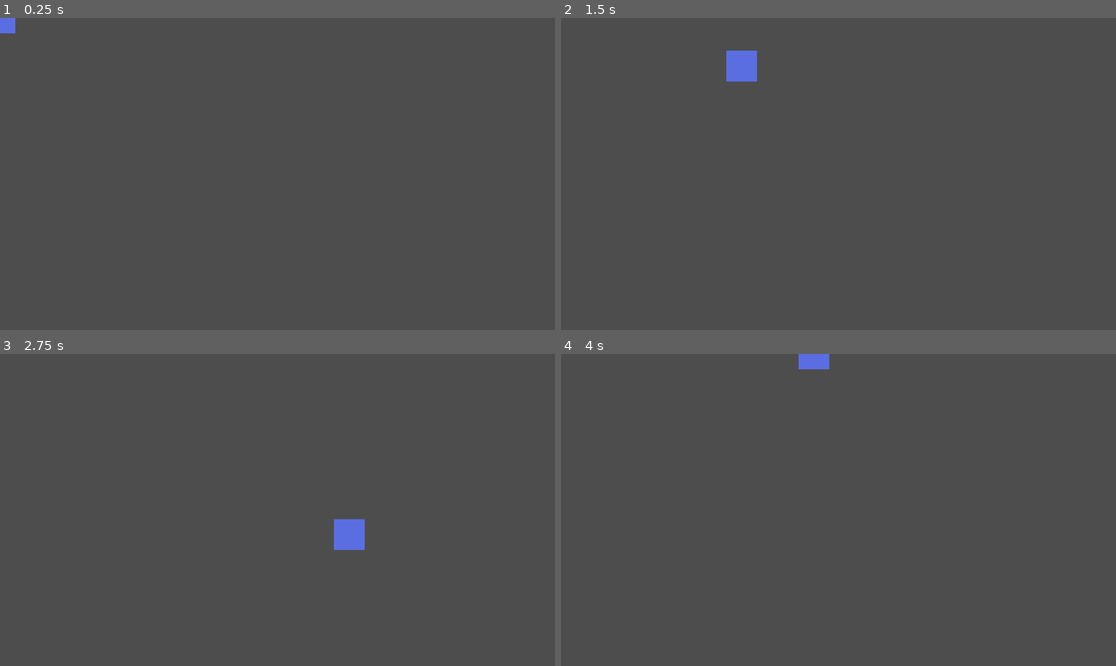
Above: before the commit, frames 1-4 (two rows, left to right).
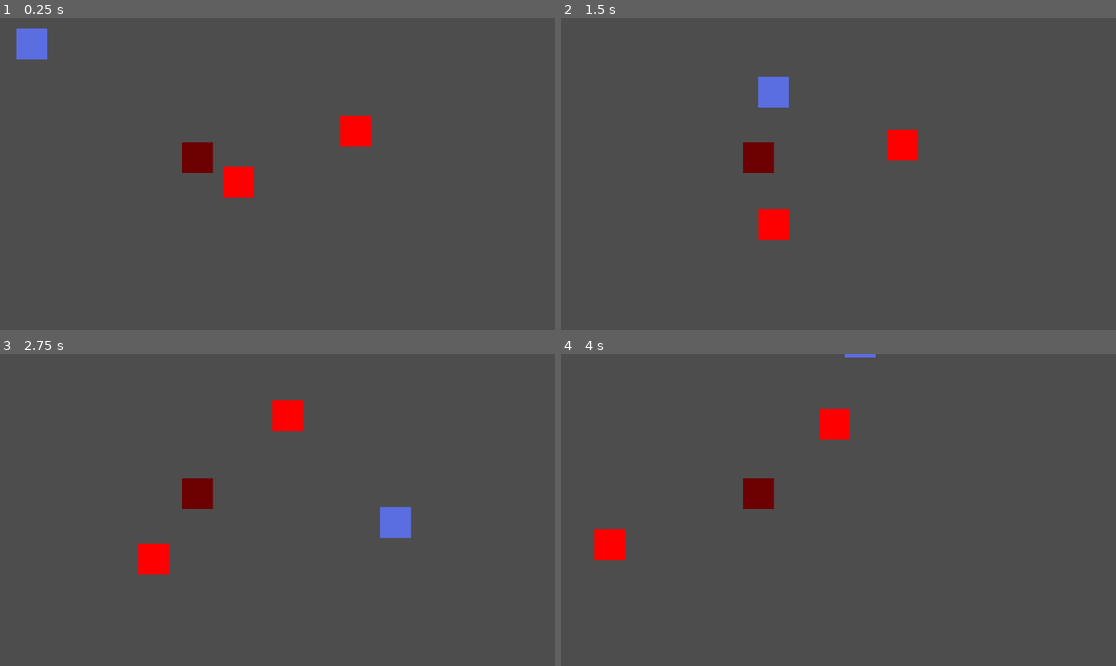
Above: after the commit, the same moments.

Repository: GoldenAppler-eng/Psyches-Dungeon
Game: Godot game, scene res://scenes/world.tscn
Two runs of this game, one before a commit and one after it. Both use one fixed random seed, a clock stepped at 60 frames per second and the inputs below.
Inputs:
- Up to frame 1 (0.25 s): no input
- Up to frame 2 (1.5 s): hold D (move_right) 0.53-1.28 s; tap E (open_chest, bound only after the commit) at 0.6, 1.35 s; hold S (move_down) from 1.28 s (still down)
- Up to frame 3 (2.75 s): release S (move_down) at 2.03 s; hold D (move_right) from 2.03 s (still down); tap E (open_chest, bound only after the commit) at 2.1 s
- Up to frame 4 (4 s): release D (move_right) at 2.78 s; hold W (move_up) 2.78-3.53 s; tap E (open_chest, bound only after the commit) at 2.85, 3.6 s; hold A (move_left) from 3.53 s (still down)

The runs differ from the first frame. In frame 1, 2.4% of the frame differs, in the area x 0-67%, y 0-58%; in frame 2, 2.8%; in frame 3, 2.8%, in the area x 24-75%, y 14-71%; in frame 4, 2.0%.

Commit message:
Added basic component, placeholder sprites and scripts

Diff:
--- /dev/null
+++ b/prefabs/chest.tscn
@@ -0,0 +1,27 @@
+[gd_scene load_steps=5 format=3 uid="uid://blel4b2ar46uf"]
+
+[ext_resource type="Script" path="res://scripts/chest.gd" id="1_e66pm"]
+[ext_resource type="Texture2D" uid="uid://dc1g74xyibckq" path="res://sprites/brown-64x64.png" id="2_gguck"]
+
+[sub_resource type="RectangleShape2D" id="RectangleShape2D_cc70g"]
+size = Vector2(64, 64)
+
+[sub_resource type="RectangleShape2D" id="RectangleShape2D_fa4qy"]
+size = Vector2(80, 80)
+
+[node name="chest" type="StaticBody2D"]
+script = ExtResource("1_e66pm")
+
+[node name="Sprite2D" type="Sprite2D" parent="."]
+texture = ExtResource("2_gguck")
+
+[node name="CollisionShape2D" type="CollisionShape2D" parent="."]
+shape = SubResource("RectangleShape2D_cc70g")
+
+[node name="Area2D" type="Area2D" parent="."]
+
+[node name="CollisionShape2D" type="CollisionShape2D" parent="Area2D"]
+shape = SubResource("RectangleShape2D_fa4qy")
+
+[connection signal="body_entered" from="Area2D" to="." method="_on_area_2d_player_entered"]
+[connection signal="body_exited" from="Area2D" to="." method="_on_area_2d_player_exited"]
--- /dev/null
+++ b/prefabs/coin.tscn
@@ -0,0 +1,24 @@
+[gd_scene load_steps=4 format=3 uid="uid://3v1d7p2qk7hi"]
+
+[ext_resource type="Script" path="res://scripts/coin.gd" id="1_mys2i"]
+[ext_resource type="Texture2D" uid="uid://bpyf7saiuylga" path="res://sprites/tmp-coin-8x8.png" id="1_qq32q"]
+
+[sub_resource type="CircleShape2D" id="CircleShape2D_7trh6"]
+radius = 4.0
+
+[node name="coin" type="StaticBody2D"]
+script = ExtResource("1_mys2i")
+
+[node name="Sprite2D" type="Sprite2D" parent="."]
+texture = ExtResource("1_qq32q")
+
+[node name="CollisionShape2D" type="CollisionShape2D" parent="."]
+shape = SubResource("CircleShape2D_7trh6")
+disabled = true
+
+[node name="Area2D" type="Area2D" parent="."]
+
+[node name="CollisionShape2D" type="CollisionShape2D" parent="Area2D"]
+shape = SubResource("CircleShape2D_7trh6")
+
+[connection signal="body_entered" from="Area2D" to="." method="_on_area_2d_player_entered"]
--- /dev/null
+++ b/prefabs/enemy.tscn
@@ -0,0 +1,16 @@
+[gd_scene load_steps=4 format=3 uid="uid://du3tmqtt127gu"]
+
+[ext_resource type="Texture2D" uid="uid://clf6cmjveh5tc" path="res://sprites/red-64x64.png" id="1_gyx74"]
+[ext_resource type="Script" path="res://scripts/enemy.gd" id="1_smd3p"]
+
+[sub_resource type="RectangleShape2D" id="RectangleShape2D_kjina"]
+size = Vector2(64, 64)
+
+[node name="enemy" type="CharacterBody2D"]
+script = ExtResource("1_smd3p")
+
+[node name="Sprite2D" type="Sprite2D" parent="."]
+texture = ExtResource("1_gyx74")
+
+[node name="CollisionShape2D" type="CollisionShape2D" parent="."]
+shape = SubResource("RectangleShape2D_kjina")
--- a/prefabs/player.tscn
+++ b/prefabs/player.tscn
@@ -14,3 +14,8 @@
 
 [node name="CollisionShape2D" type="CollisionShape2D" parent="."]
 shape = SubResource("RectangleShape2D_826fu")
+
+[node name="InvinciblityTimer" type="Timer" parent="."]
+unique_name_in_owner = true
+
+[connection signal="timeout" from="InvinciblityTimer" to="." method="_on_invinciblity_timer_timeout"]
--- /dev/null
+++ b/prefabs/trap.tscn
@@ -0,0 +1,33 @@
+[gd_scene load_steps=5 format=3 uid="uid://ln8wdsnv7xo2"]
+
+[ext_resource type="Script" path="res://scripts/trap.gd" id="1_4d2cc"]
+[ext_resource type="Texture2D" uid="uid://ch02ac8chexym" path="res://sprites/grey-64x64.png" id="1_nqyvh"]
+
+[sub_resource type="RectangleShape2D" id="RectangleShape2D_fr2w3"]
+size = Vector2(64, 64)
+
+[sub_resource type="RectangleShape2D" id="RectangleShape2D_p88kq"]
+size = Vector2(64, 64)
+
+[node name="trap" type="StaticBody2D"]
+script = ExtResource("1_4d2cc")
+
+[node name="Sprite2D" type="Sprite2D" parent="."]
+texture = ExtResource("1_nqyvh")
+
+[node name="CollisionShape2D" type="CollisionShape2D" parent="."]
+shape = SubResource("RectangleShape2D_fr2w3")
+disabled = true
+
+[node name="Area2D" type="Area2D" parent="."]
+
+[node name="CollisionShape2D" type="CollisionShape2D" parent="Area2D"]
+shape = SubResource("RectangleShape2D_p88kq")
+
+[node name="ResetTimer" type="Timer" parent="."]
+unique_name_in_owner = true
+wait_time = 5.0
+
+[connection signal="body_entered" from="Area2D" to="." method="_on_area_2d_player_entered"]
+[connection signal="body_exited" from="Area2D" to="." method="_on_area_2d_player_exited"]
+[connection signal="timeout" from="ResetTimer" to="." method="_on_reset_timer_timeout"]
--- a/project.godot
+++ b/project.godot
@@ -14,6 +14,14 @@
 run/main_scene="res://scenes/world.tscn"
 config/features=PackedStringArray("4.2", "Forward Plus")
 config/icon="res://icon.svg"
+
+[autoload]
+
+GlobalSignalBus="*res://scripts/SignalBus.gd"
+
+[debug]
+
+gdscript/warnings/untyped_declaration=2
 
 [dotnet]
 
@@ -45,6 +53,12 @@
 , Object(InputEventKey,"resource_local_to_scene":false,"resource_name":"","device":-1,"window_id":0,"alt_pressed":false,"shift_pressed":false,"ctrl_pressed":false,"meta_pressed":false,"pressed":false,"keycode":0,"physical_keycode":4194319,"key_label":0,"unicode":0,"echo":false,"script":null)
 ]
 }
+open_chest={
+"deadzone": 0.5,
+"events": [Object(InputEventKey,"resource_local_to_scene":false,"resource_name":"","device":-1,"window_id":0,"alt_pressed":false,"shift_pressed":false,"ctrl_pressed":false,"meta_pressed":false,"pressed":false,"keycode":0,"physical_keycode":69,"key_label":0,"unicode":101,"echo":false,"script":null)
+, Object(InputEventKey,"resource_local_to_scene":false,"resource_name":"","device":-1,"window_id":0,"alt_pressed":false,"shift_pressed":false,"ctrl_pressed":false,"meta_pressed":false,"pressed":false,"keycode":0,"physical_keycode":4194309,"key_label":0,"unicode":0,"echo":false,"script":null)
+]
+}
 
 [rendering]
 
--- a/scenes/world.tscn
+++ b/scenes/world.tscn
@@ -1,7 +1,19 @@
-[gd_scene load_steps=2 format=3 uid="uid://dnwlwrgqvy87g"]
+[gd_scene load_steps=4 format=3 uid="uid://dnwlwrgqvy87g"]
 
 [ext_resource type="PackedScene" uid="uid://di8bojp8w0r88" path="res://prefabs/player.tscn" id="1_kx658"]
+[ext_resource type="PackedScene" uid="uid://ln8wdsnv7xo2" path="res://prefabs/trap.tscn" id="2_shu8v"]
+[ext_resource type="PackedScene" uid="uid://du3tmqtt127gu" path="res://prefabs/enemy.tscn" id="3_ngs8r"]
 
 [node name="world" type="Node2D"]
 
 [node name="player" parent="." instance=ExtResource("1_kx658")]
+position = Vector2(66, 54)
+
+[node name="trap" parent="." instance=ExtResource("2_shu8v")]
+position = Vector2(410, 290)
+
+[node name="enemy" parent="." instance=ExtResource("3_ngs8r")]
+position = Vector2(489, 370)
+
+[node name="enemy2" parent="." instance=ExtResource("3_ngs8r")]
+position = Vector2(709, 264)
--- /dev/null
+++ b/scripts/DamagableBody2D.gd
@@ -0,0 +1,7 @@
+class_name DamagableBody2D
+extends CharacterBody2D
+
+var health : int
+
+func apply_damage(amt : int) -> void:
+	pass
--- /dev/null
+++ b/scripts/SignalBus.gd
@@ -0,0 +1,6 @@
+class_name SignalBus
+extends Node
+
+signal coin_collected
+signal chest_opened
+signal trap_activated(activated_by_body : Node2D)
--- /dev/null
+++ b/scripts/chest.gd
@@ -0,0 +1,32 @@
+extends StaticBody2D
+
+var _player_nearby := false
+var _opened := false
+
+func _process(delta) -> void:
+	if not _player_nearby or _opened:
+		return
+
+	if Input.is_action_just_pressed("open_chest"):
+		_open_chest()
+
+func _open_chest() -> void:
+	GlobalSignalBus.chest_opened.emit()
+	_opened = true
+
+	var rng := randf()
+
+	print("Congrats you got a ")
+
+	if rng < 0.8:
+		print("coins!")
+	else:
+		print("a new skeleton pal!")
+
+func _on_area_2d_player_entered(body) -> void:
+	if body is Player:
+		_player_nearby = true
+
+func _on_area_2d_player_exited(body):
+	if body is Player:
+		_player_nearby = false
--- /dev/null
+++ b/scripts/coin.gd
@@ -0,0 +1,6 @@
+extends StaticBody2D
+
+func _on_area_2d_player_entered(body) -> void:
+	if body is Player:
+		GlobalSignalBus.coin_collected.emit()
+		queue_free()
--- /dev/null
+++ b/scripts/enemy.gd
@@ -0,0 +1,52 @@
+class_name Enemy
+extends DamagableBody2D
+
+const MAX_SPEED := 30000.0
+const SCATTER_RANGE := 20.0
+const SCATTER_RANGE_DISPLACEMENT_MAX := 5.0
+
+const GOLD_CHANCE := .4
+
+var target_position : Vector2
+
+var speed := MAX_SPEED
+
+var is_golden := false
+
+func _ready() -> void:
+	if randf() <= GOLD_CHANCE:
+		is_golden = true
+
+	generate_new_target()
+
+func _physics_process(delta : float) -> void:
+	_enemy_movement(delta)
+
+func _enemy_movement(delta : float) -> void:
+	if (global_position.distance_to(target_position) < 10):
+		generate_new_target()
+
+	var horizontal_direction : int = sign(target_position.x - global_position.x)
+	var vertical_direction : int = sign(target_position.y - global_position.y);
+
+	if horizontal_direction and vertical_direction :
+		speed = MAX_SPEED * sin(deg_to_rad(45))
+	else:
+		speed = MAX_SPEED
+
+	velocity.x = horizontal_direction * speed * delta
+	velocity.y = vertical_direction * speed * delta
+
+	move_and_slide()
+
+func enemy_anim() -> void:
+	if is_golden:
+		modulate = Color(215, 190, 0, 255)
+
+func apply_damage(amt : int) -> void:
+	pass
+
+# change this later
+func generate_new_target() -> void:
+	var displacement := Vector2(randf_range(-SCATTER_RANGE_DISPLACEMENT_MAX, SCATTER_RANGE_DISPLACEMENT_MAX), randf_range(-SCATTER_RANGE_DISPLACEMENT_MAX, SCATTER_RANGE_DISPLACEMENT_MAX)) + Vector2(sign(randf_range(-1, 1)) * SCATTER_RANGE, sign(randf_range(-1, 1)) * SCATTER_RANGE)
+	target_position = global_position + displacement
--- a/scripts/player.gd
+++ b/scripts/player.gd
@@ -1,9 +1,21 @@
-extends CharacterBody2D
+class_name Player
+extends DamagableBody2D
 
 const MAX_SPEED := 30000.0
+
+@onready var invinciblity_timer : Timer = $%InvinciblityTimer
+
 var speed := MAX_SPEED
+var invincible := false
 
-func _physics_process(delta):
+func _ready() -> void:
+	pass
+
+func _physics_process(delta : float) -> void:
+	_player_movement(delta)
+	_player_anim(delta)
+
+func _player_movement(delta : float) -> void:
 	var horizontal_direction := Input.get_axis("move_left", "move_right")
 	var vertical_direction := Input.get_axis("move_up", "move_down");
 
@@ -15,6 +27,26 @@
 	velocity.x = horizontal_direction * speed * delta
 	velocity.y = vertical_direction * speed * delta
 
-	print(sqrt(pow(velocity.x, 2) + pow(velocity.y, 2)));
+	move_and_slide()
 
-	move_and_slide()
+func _player_anim(delta : float) -> void:
+	var r := modulate.r
+	var g := modulate.g
+	var b := modulate.b
+
+	if invincible:
+		modulate = Color(r, g, b, 50)
+	else:
+		modulate = Color(r, g, b, 255)
+
+func apply_damage(amt : int) -> void:
+	if invincible:
+		return
+
+	print("Took " + str(amt) + " damage!")
+	invincible = true
+	invinciblity_timer.start()
+
+
+func _on_invinciblity_timer_timeout() -> void:
+	invincible = false
--- /dev/null
+++ b/scripts/trap.gd
@@ -0,0 +1,42 @@
+extends StaticBody2D
+
+const TRAP_DAMAGE : int = 10;
+
+@onready var reset_timer : Timer = $%ResetTimer
+
+var activated := false
+var _damaged_bodies : Array[DamagableBody2D] = []
+
+func _process(delta : float) -> void:
+	if not activated:
+		modulate = Color.WHITE
+		return
+
+	modulate = Color.RED
+
+	for body in _damaged_bodies:
+		body.apply_damage(TRAP_DAMAGE)
+
+func _on_area_2d_player_entered(body : Node2D) -> void:
+	if body is DamagableBody2D:
+		reset_timer.stop()
+
+		if not activated:
+			GlobalSignalBus.trap_activated.emit(body)
+
+			activated = true
+
+		if activated:
+			_damaged_bodies.append(body as DamagableBody2D)
+
+
+func _on_area_2d_player_exited(body : Node2D) -> void:
+	if body is DamagableBody2D:
+		if _damaged_bodies.has(body):
+			_damaged_bodies.remove_at(_damaged_bodies.find(body))
+
+	if _damaged_bodies.is_empty():
+		reset_timer.start()
+
+func _on_reset_timer_timeout() -> void:
+	activated = false
Binary file added: sprites/brown-64x64.png
Not shown, added: sprites/brown-64x64.png.import
Binary file added: sprites/grey-64x64.png
Not shown, added: sprites/grey-64x64.png.import
Binary file added: sprites/red-64x64.png
Not shown, added: sprites/red-64x64.png.import
Binary file added: sprites/tmp-coin-8x8.ase
Binary file added: sprites/tmp-coin-8x8.png
Not shown, added: sprites/tmp-coin-8x8.png.import
